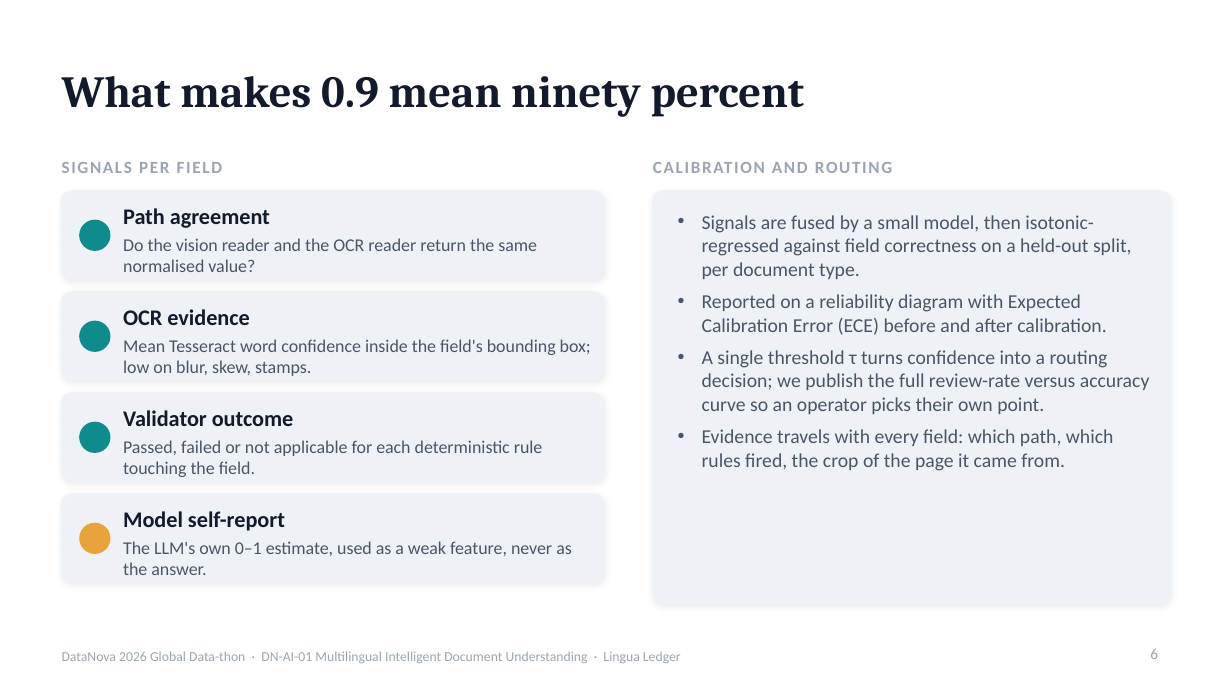
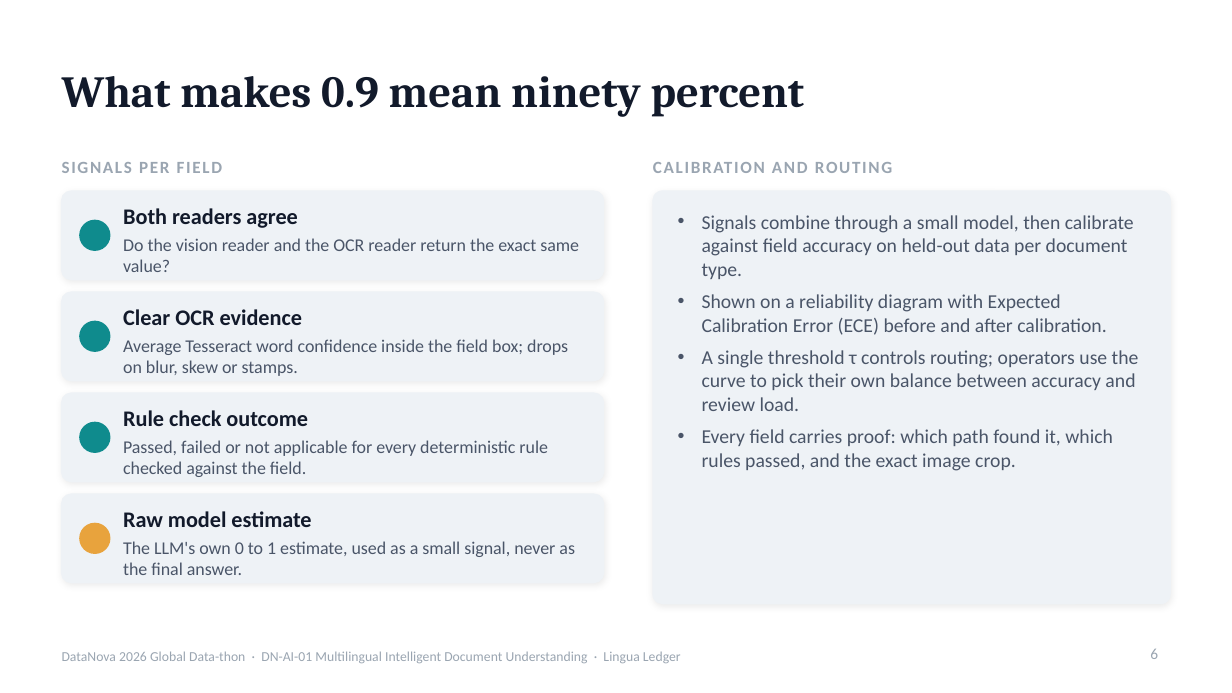
Before and after one commit to rishavnaskar/lingua-ledger, a slide deck: slide 6 of deck/LinguaLedger-DataNova2026-Round1.pptx. Drawn at 1232x693 pixels with LibreOffice and Linux fonts; fonts in the diff are those of the drawing. Boxes give left, top, right and bottom in pixels: in the first picture for what was removed or moved away, otherwise in the second. Text is boxed around its words. In the diff, an @@ line names an element or a change of style, - is before the commit and + after.

```diff
--- a/deck/LinguaLedger-DataNova2026-Round1.pptx
+++ b/deck/LinguaLedger-DataNova2026-Round1.pptx
@@ text at bbox=[123, 208, 297, 228]: text changed @@
-Path agreement
+Both readers agree
@@ text at bbox=[123, 238, 579, 272]: text changed @@
-Do the vision reader and the OCR reader return the same normalised value?
+Do the vision reader and the OCR reader return the exact same value?
@@ text at bbox=[702, 215, 1139, 471]: text changed @@
-• Signals are fused by a small model, then isotonic-regressed against field correctness on a held-out split, per document type.
-• Reported on a reliability diagram with Expected Calibration Error (ECE) before and after calibration.
-• A single threshold τ turns confidence into a routing decision; we publish the full review-rate versus accuracy curve so an operator picks their own point.
-• Evidence travels with every field: which path, which rules fired, the crop of the page it came from.
+• Signals combine through a small model, then calibrate against field accuracy on held-out data per document type.
+• Shown on a reliability diagram with Expected Calibration Error (ECE) before and after calibration.
+• A single threshold τ controls routing; operators use the curve to pick their own balance between accuracy and review load.
+• Every field carries proof: which path found it, which rules passed, and the exact image crop.
@@ text at bbox=[123, 309, 302, 325]: text changed @@
-OCR evidence
+Clear OCR evidence
@@ text at bbox=[123, 339, 568, 376]: text changed @@
-Mean Tesseract word confidence inside the field's bounding box; low on blur, skew, stamps.
+Average Tesseract word confidence inside the field box; drops on blur, skew or stamps.
@@ text at bbox=[123, 410, 308, 426]: text changed @@
-Validator outcome
+Rule check outcome
@@ text at bbox=[123, 440, 548, 477]: text changed @@
-Passed, failed or not applicable for each deterministic rule touching the field.
+Passed, failed or not applicable for every deterministic rule checked against the field.
@@ text at bbox=[123, 511, 311, 527]: text changed @@
-Model self-report
+Raw model estimate
@@ text at bbox=[123, 541, 575, 575]: text changed @@
-The LLM's own 0–1 estimate, used as a weak feature, never as the answer.
+The LLM's own 0 to 1 estimate, used as a small signal, never as the final answer.
```
Also in this commit, not shown: 12 other slides changed, 2 other files.
